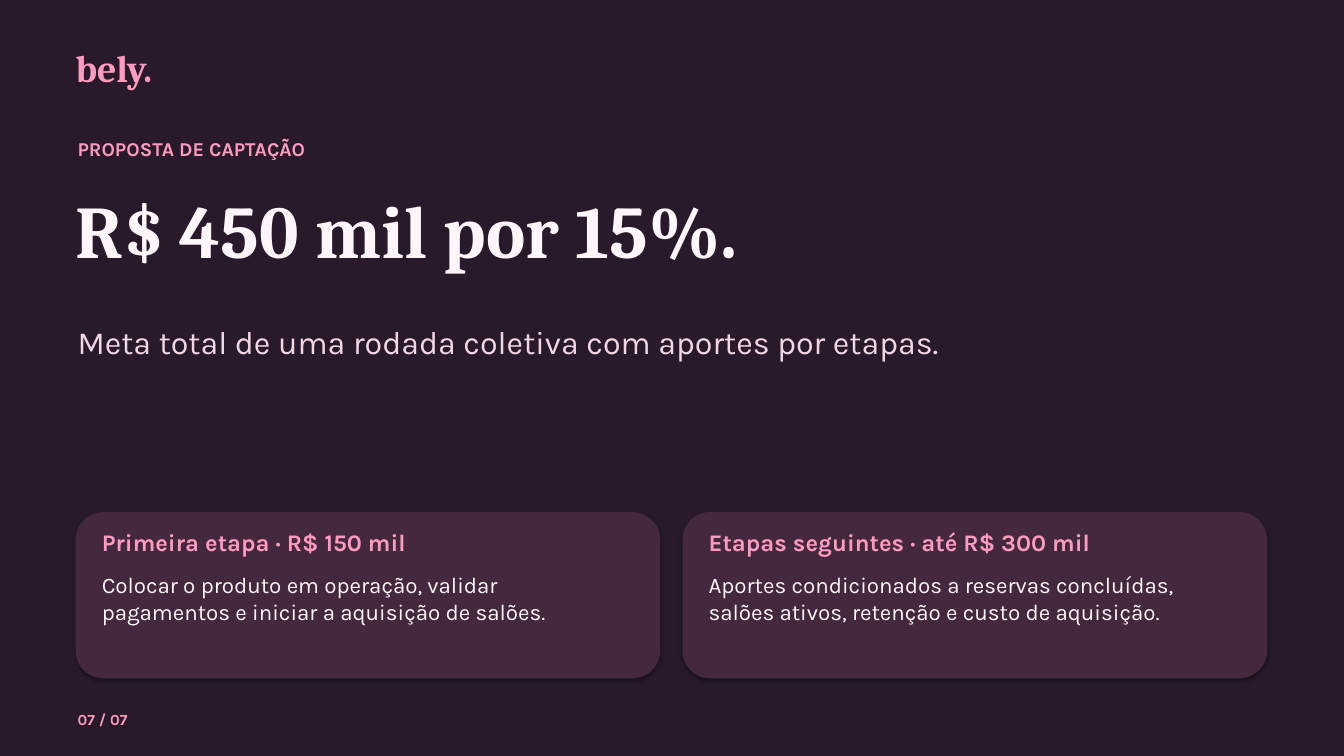
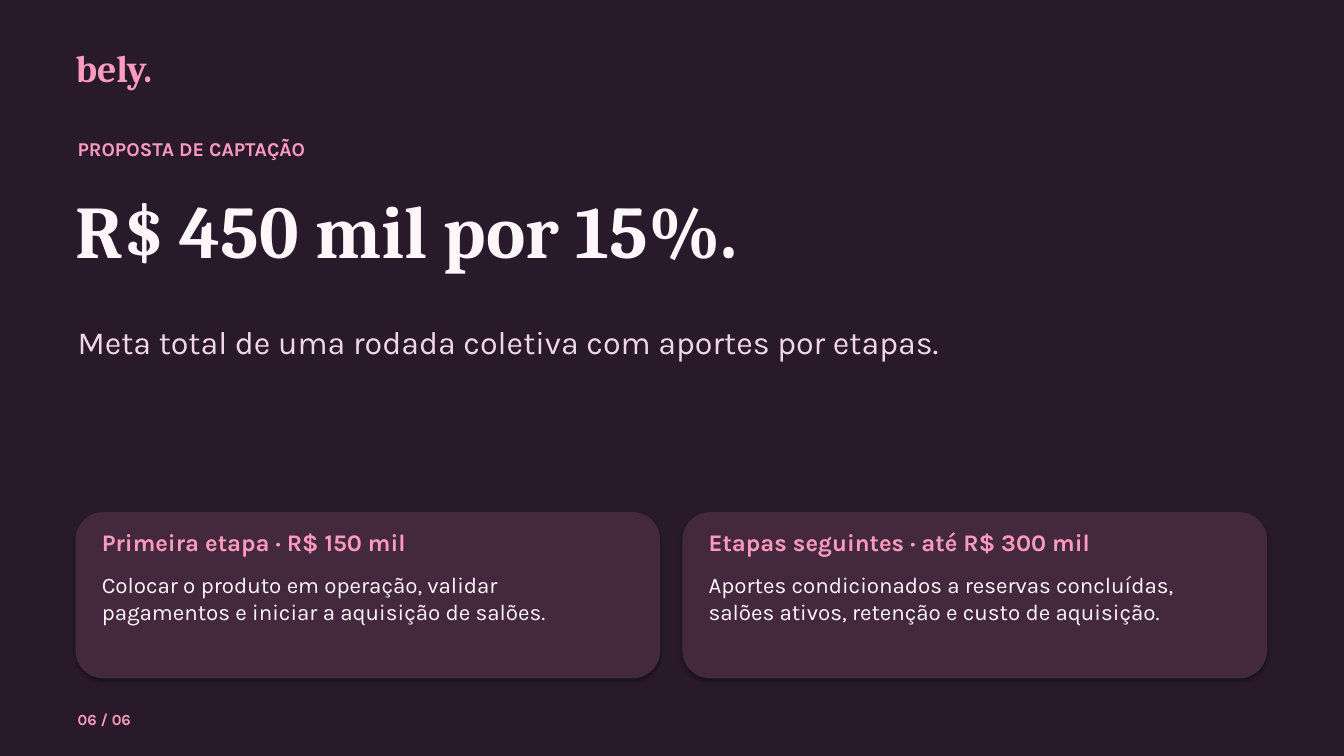
Before and after one commit to camilalordelo1/bely, a slide deck: slide 6 of bely-pitch.pptx (slide 7 before the commit). Drawn at 1344x756 pixels with LibreOffice and Linux fonts; fonts in the diff are those of the drawing. Boxes give left, top, right and bottom in pixels: in the first picture for what was removed or moved away, otherwise in the second. Text is boxed around its words. In the diff, an @@ line names an element or a change of style, - is before the commit and + after.

```diff
--- a/bely-pitch.pptx
+++ b/bely-pitch.pptx
@@ text at bbox=[78, 715, 131, 725]: text changed @@
-07 / 07
+06 / 06
```
Also in this commit, not shown: 5 other slides changed, 1 slide removed, 1 other file.
